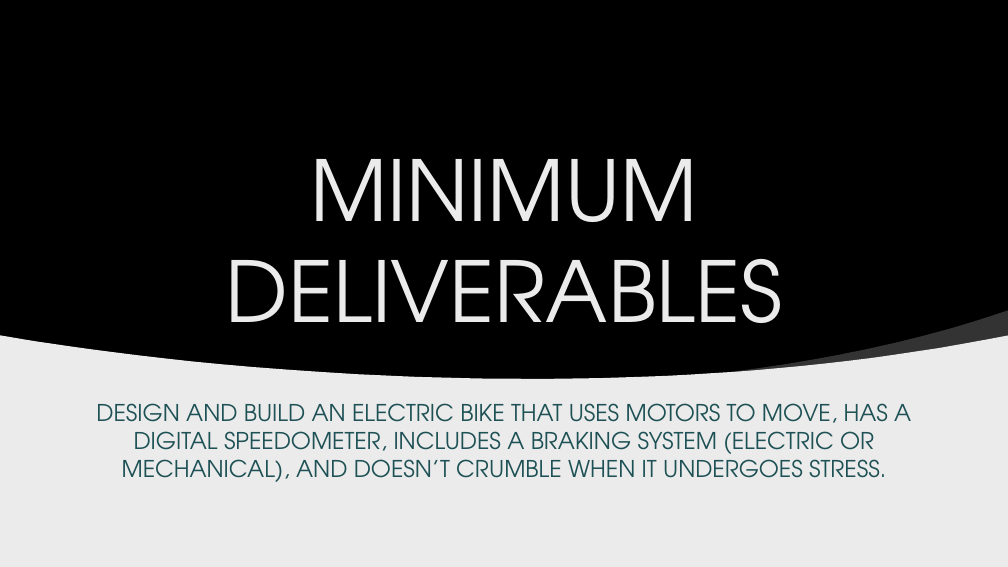
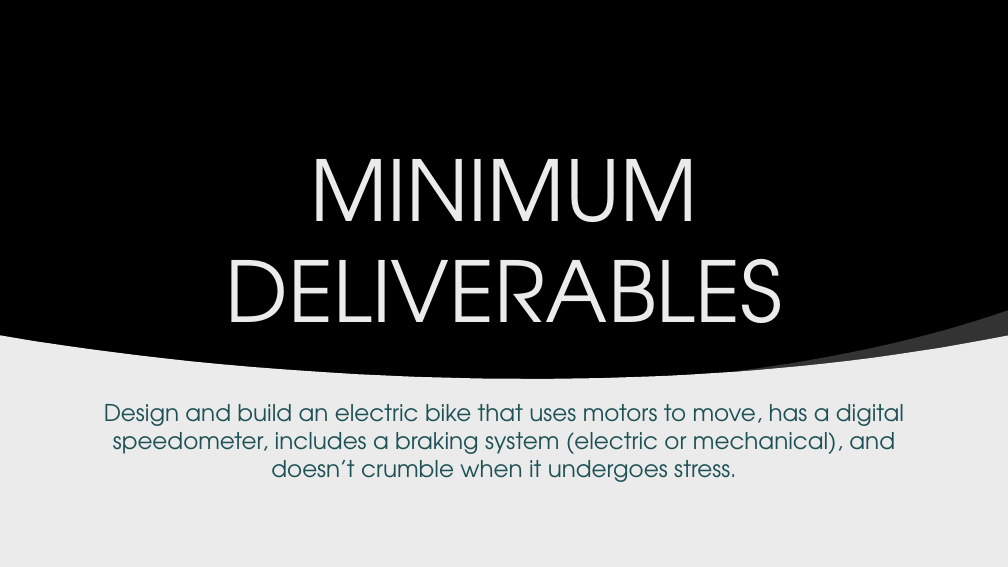
Before and after one commit to dangelicer/electric-bike, a slide deck: slide 3 of E-bike Proposal.pptx (slide 4 before the commit). Drawn at 1008x567 pixels with LibreOffice and Linux fonts; fonts in the diff are those of the drawing; grey boxes stand for pictures; background and template pictures are left out. Boxes give left, top, right and bottom in pixels: in the first picture for what was removed or moved away, otherwise in the second. Text is boxed around its words. In the diff, an @@ line names an element or a change of style, - is before the commit and + after.

```diff
--- a/E-bike Proposal.pptx
+++ b/E-bike Proposal.pptx
@@ text at bbox=[104, 404, 904, 482]: text changed @@
-DESIGN AND BUILD AN ELECTRIC BIKE THAT USES MOTORS TO MOVE, HAS A DIGITAL SPEEDOMETER, INCLUDES A BRAKING SYSTEM (ELECTRIC OR MECHANICAL), AND DOESN’T CRUMBLE WHEN IT UNDERGOES STRESS.
+Design and build an electric bike that uses motors to move, has a digital speedometer, includes a braking system (electric or mechanical), and doesn’t crumble when it undergoes stress.
```
Also in this commit, not shown: 2 other slides changed, 3 slides added.
